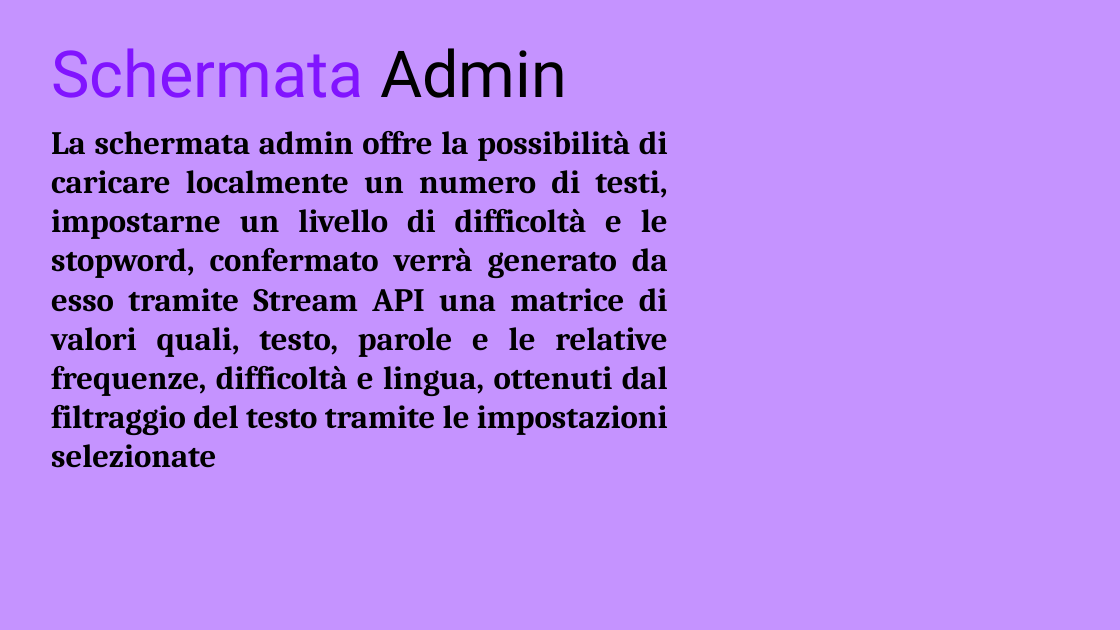
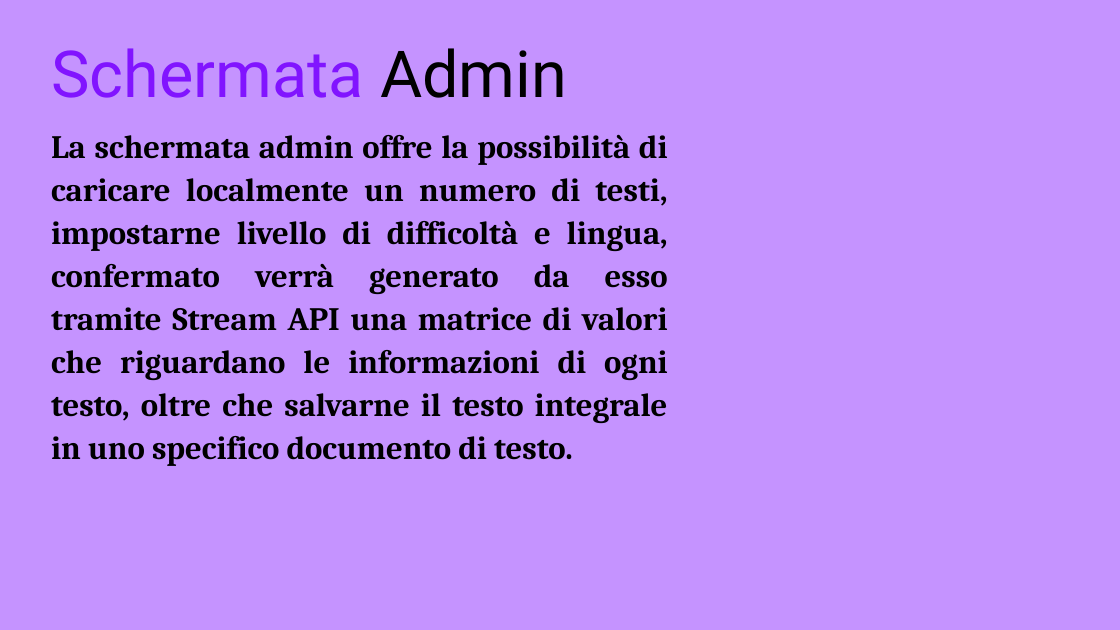
Before and after one commit to ludwigxvii/progettoJavaADV, a slide deck: slide 5 of Progetto Gruppo 23.pptx. Drawn at 1120x630 pixels with LibreOffice and Linux fonts; fonts in the diff are those of the drawing. Boxes give left, top, right and bottom in pixels: in the first picture for what was removed or moved away, otherwise in the second. Text is boxed around its words. In the diff, an @@ line names an element or a change of style, - is before the commit and + after.

```diff
--- a/Progetto Gruppo 23.pptx
+++ b/Progetto Gruppo 23.pptx
@@ text at [51,135,668,466]: text changed @@
-La schermata admin offre la possibilità di caricare localmente un numero di testi, impostarne un livello di difficoltà e le stopword, confermato verrà generato da esso tramite Stream API una matrice di valori quali, testo, parole e le relative frequenze, difficoltà e lingua, ottenuti dal filtraggio del testo tramite le impostazioni selezionate
+La schermata admin offre la possibilità di caricare localmente un numero di testi, impostarne livello di difficoltà e lingua, confermato verrà generato da esso tramite Stream API una matrice di valori che riguardano le informazioni di ogni testo, oltre che salvarne il testo integrale in uno specifico documento di testo.
```
Also in this commit, not shown: 1 slide added, 2 other files.
